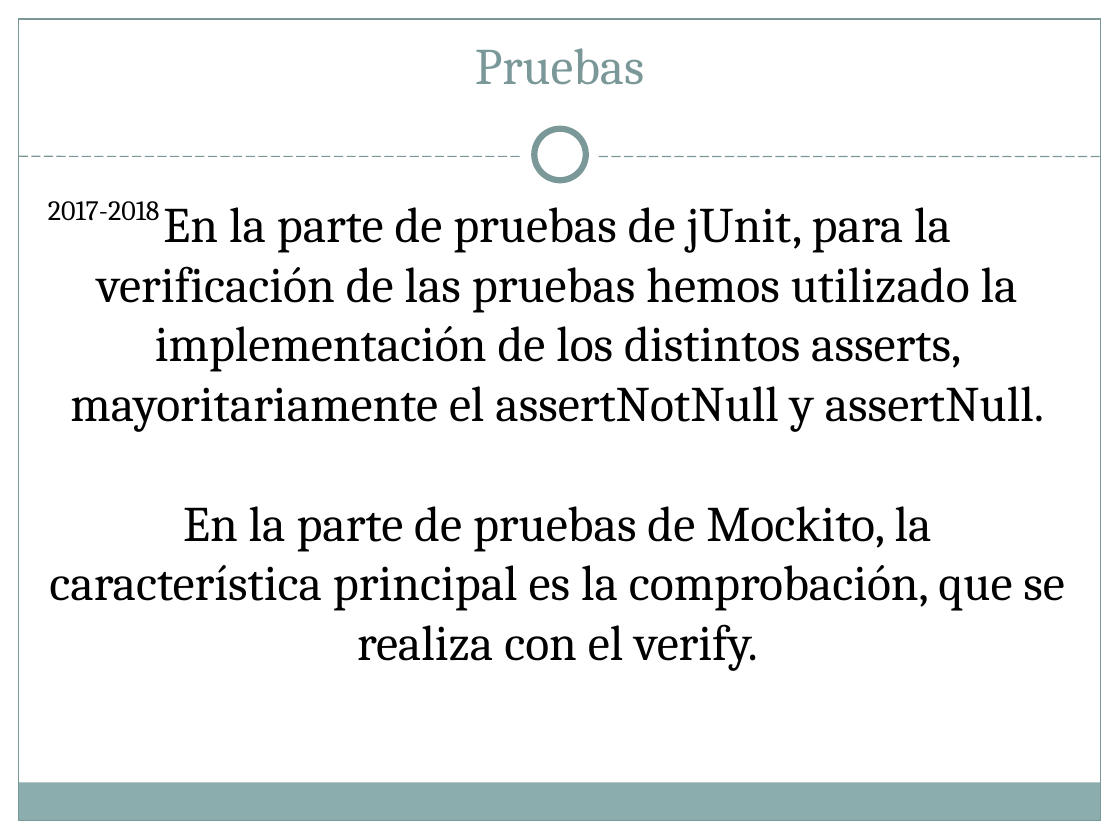
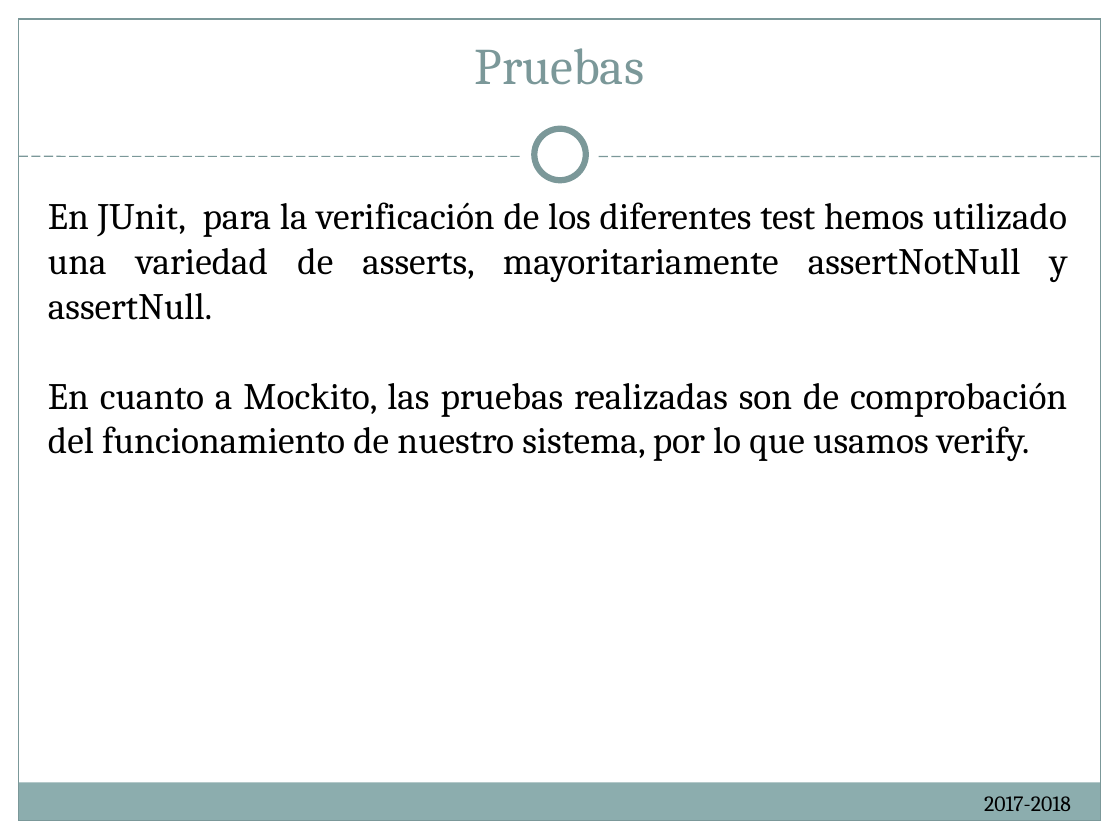
Before and after one commit to ReivajRa/Cooking_Ingenieros, a slide deck: slide 10 of Documentación/Cheap Deal presentacion.ppt (slide 9 before the commit). Drawn at 1120x840 pixels with LibreOffice and Linux fonts; fonts in the diff are those of the drawing. Boxes give left, top, right and bottom in pixels: in the first picture for what was removed or moved away, otherwise in the second. Text is boxed around its words. In the diff, an @@ line names an element or a change of style, - is before the commit and + after.

Commit message:
Presentación y codigo refinado
Presentación terminada. Se han actualizado pequeños detalles del código, mayoritariamente Strings que muestra la interfaz.

```diff
--- a/Documentación/Cheap Deal presentacion.ppt
+++ b/Documentación/Cheap Deal presentacion.ppt
@@ subtitle at (48,202,1068,461): text changed; size 32 to 24 pt @@
-En la parte de pruebas de jUnit, para la verificación de las pruebas hemos utilizado la implementación de los distintos asserts, mayoritariamente el assertNotNull y assertNull.
-En la parte de pruebas de Mockito, la característica principal es la comprobación, que se realiza con el verify.
+En JUnit, para la verificación de los diferentes test hemos utilizado una variedad de asserts, mayoritariamente assertNotNull y assertNull.
+En cuanto a Mockito, las pruebas realizadas son de comprobación del funcionamiento de nuestro sistema, por lo que usamos verify.
@@ text "2017-2018": place and size @@
-text "2017-2018" at (48,201,160,221)
+text "2017-2018" at (984,796,1071,811)
@@ text "2017-2018" at (984,796,1071,811): size 18 to 14 pt; alignment left to right @@
```
Also in this commit, not shown: 13 other slides changed, 4 slides added, 8 slides removed, 13 other files.
